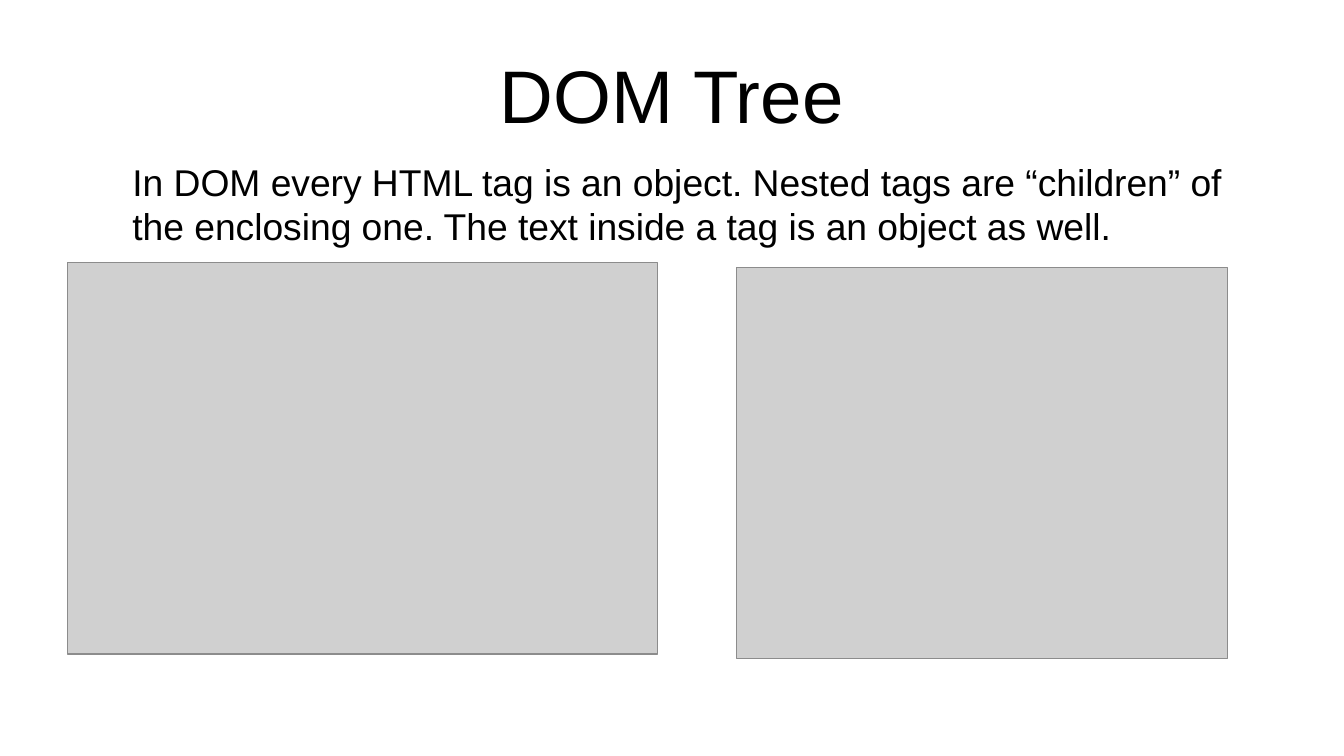
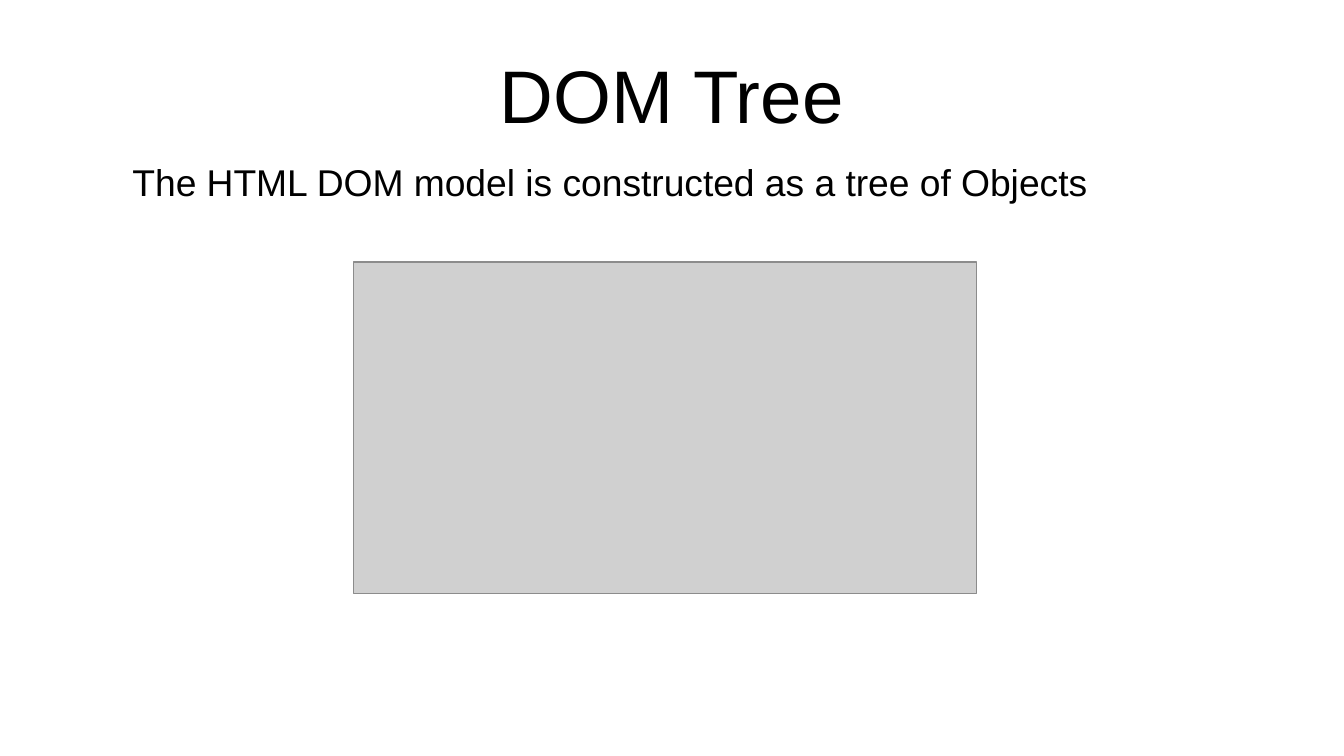
Before and after one commit to rajeshchauhan23102008/documents, a slide deck: slide 10 of src/courses/javascript/Javascript - No Theme.odp (slide 12 before the commit). Drawn at 1344x756 pixels with LibreOffice and Linux fonts; fonts in the diff are those of the drawing; grey boxes stand for pictures. Boxes give left, top, right and bottom in pixels: in the first picture for what was removed or moved away, otherwise in the second. Text is boxed around its words. In the diff, an @@ line names an element or a change of style, - is before the commit and + after.

```diff
--- a/src/courses/javascript/Javascript - No Theme.odp
+++ b/src/courses/javascript/Javascript - No Theme.odp
@@ text at (132,169,1087,204): text changed @@
-In DOM every HTML tag is an object. Nested tags are “children” of the enclosing one. The text inside a tag is an object as well.
+The HTML DOM model is constructed as a tree of Objects
@@ picture: place and size @@
-picture at (67,263,657,655)
+picture at (354,262,977,594)
@@ picture removed at (737,268,1227,660) @@
```
Also in this commit, not shown: 3 other slides changed, 10 slides added, 3 other files.
